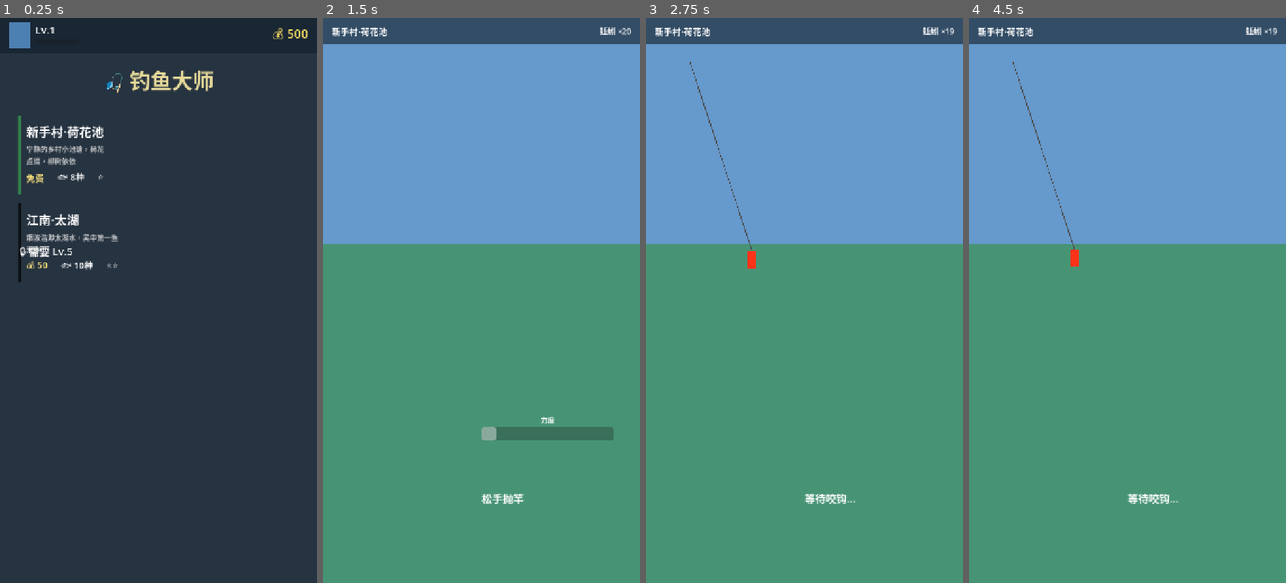
Above: before the commit, frames 1-4 (left to right).
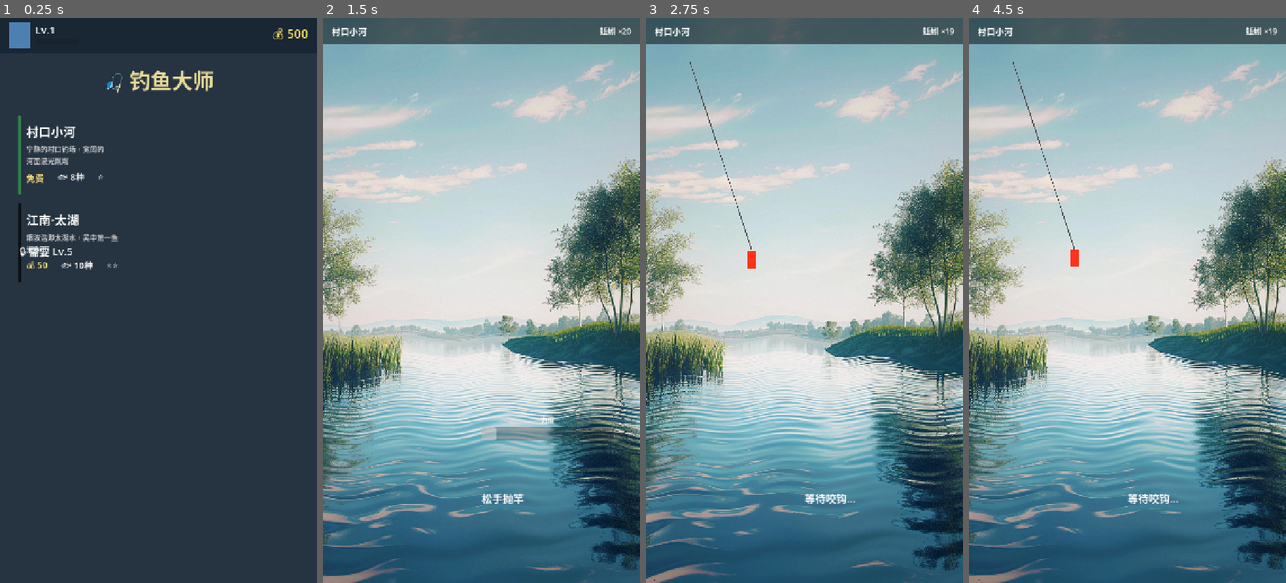
Above: after the commit, the same moments.

Repository: myself594/fishing-master
Game: Godot game, scene res://scenes/main.tscn
Same seed, same stepped clock (60 frames per second), same inputs: the game is played once before the commit and once after it.
Inputs (mouse positions are in pixels of both pictures, inside the frame that each line leads up to):
- Up to frame 1 (0.25 s): no input
- Up to frame 2 (1.5 s): click (342, 153) at 0.5 s; move the mouse to (551, 272) at 1.27 s; click (551, 272) at 1.42 s
- Up to frame 3 (2.75 s): move the mouse to (741, 328) at 2.02 s; click (741, 328) at 2.17 s
- Up to frame 4 (4.5 s): move the mouse to (1159, 176) at 2.77 s; click (1159, 176) at 2.92 s; move the mouse to (1111, 413) at 3.52 s; click (1111, 413) at 3.67 s; move the mouse to (1222, 385) at 4.27 s; click (1222, 385) at 4.42 s

The runs differ from the first frame. In frame 1, 0.6% of the frame differs, in the area x 8-33%, y 19-26%; in frame 2, 95%, in the area x 0-100%, y 0-100%; in frame 3, 95%; in frame 4, 95%.

Commit message:
添加村口小河钓场素材和功能
- 整理素材目录结构 (assets/images/ponds, assets/audio/ambient, assets/shaders)
- 将荷花池改为村口小河钓场
- 添加背景图片和环境音效支持
- 创建水面涟漪 Shader 效果
- 更新钓鱼场景支持动态背景和环境音效循环播放

Diff:
--- /dev/null
+++ b/assets/shaders/water_ripple.gdshader
@@ -0,0 +1,22 @@
+shader_type canvas_item;
+
+// 水面涟漪效果参数
+uniform float wave_speed : hint_range(0.5, 5.0) = 2.0;
+uniform float wave_strength : hint_range(0.001, 0.02) = 0.005;
+uniform float wave_frequency : hint_range(5.0, 50.0) = 20.0;
+
+void fragment() {
+    vec2 uv = UV;
+
+    // 水面涟漪效果
+    float offset_y = sin(uv.x * wave_frequency + TIME * wave_speed) * wave_strength;
+    float offset_x = cos(uv.y * wave_frequency + TIME * wave_speed) * wave_strength * 0.5;
+
+    // 只在水面区域（下方2/3）应用效果
+    if (uv.y > 0.33) {
+        uv.y += offset_y;
+        uv.x += offset_x;
+    }
+
+    COLOR = texture(TEXTURE, uv);
+}
--- a/scenes/ui/fishing_scene.gd
+++ b/scenes/ui/fishing_scene.gd
@@ -37,6 +37,8 @@
 var instruction_label: Label
 var water_rect: ColorRect
 var fishing_line: Line2D
+var background_texture: TextureRect
+var ambient_player: AudioStreamPlayer
 
 # 动画相关
 var float_base_y: float = 0.0
@@ -86,25 +88,61 @@
 func _setup_ui() -> void:
 	set_anchors_preset(Control.PRESET_FULL_RECT)
 
-	# 背景
-	var bg = ColorRect.new()
-	bg.set_anchors_preset(Control.PRESET_FULL_RECT)
-	bg.color = pond_data.get("background_color", Color(0.2, 0.4, 0.3))
-	add_child(bg)
-
-	# 天空渐变（上半部分）
-	var sky = ColorRect.new()
-	sky.set_anchors_preset(Control.PRESET_TOP_WIDE)
-	sky.anchor_bottom = 0.4
-	sky.color = Color(0.4, 0.6, 0.8)
-	add_child(sky)
-
-	# 水面
-	water_rect = ColorRect.new()
-	water_rect.set_anchors_preset(Control.PRESET_BOTTOM_WIDE)
-	water_rect.anchor_top = 0.4
-	water_rect.color = pond_data.get("water_color", Color(0.2, 0.5, 0.6, 0.9))
-	add_child(water_rect)
+	# 背景（优先使用背景图片）
+	var bg_image_path = pond_data.get("background_image", "")
+	if bg_image_path != "" and ResourceLoader.exists(bg_image_path):
+		# 使用背景图片
+		background_texture = TextureRect.new()
+		background_texture.set_anchors_preset(Control.PRESET_FULL_RECT)
+		background_texture.texture = load(bg_image_path)
+		background_texture.expand_mode = TextureRect.EXPAND_IGNORE_SIZE
+		background_texture.stretch_mode = TextureRect.STRETCH_KEEP_ASPECT_COVERED
+
+		# 应用水面涟漪 Shader
+		var shader_path = "res://assets/shaders/water_ripple.gdshader"
+		if ResourceLoader.exists(shader_path):
+			var shader_material = ShaderMaterial.new()
+			shader_material.shader = load(shader_path)
+			background_texture.material = shader_material
+
+		add_child(background_texture)
+
+		# 创建透明水面区域（用于兼容现有代码）
+		water_rect = ColorRect.new()
+		water_rect.set_anchors_preset(Control.PRESET_BOTTOM_WIDE)
+		water_rect.anchor_top = 0.4
+		water_rect.color = Color(0, 0, 0, 0)  # 透明
+		add_child(water_rect)
+	else:
+		# 使用色块背景（备用）
+		var bg = ColorRect.new()
+		bg.set_anchors_preset(Control.PRESET_FULL_RECT)
+		bg.color = pond_data.get("background_color", Color(0.2, 0.4, 0.3))
+		add_child(bg)
+
+		# 天空渐变（上半部分）
+		var sky = ColorRect.new()
+		sky.set_anchors_preset(Control.PRESET_TOP_WIDE)
+		sky.anchor_bottom = 0.4
+		sky.color = Color(0.4, 0.6, 0.8)
+		add_child(sky)
+
+		# 水面
+		water_rect = ColorRect.new()
+		water_rect.set_anchors_preset(Control.PRESET_BOTTOM_WIDE)
+		water_rect.anchor_top = 0.4
+		water_rect.color = pond_data.get("water_color", Color(0.2, 0.5, 0.6, 0.9))
+		add_child(water_rect)
+
+	# 播放环境音效（循环）
+	var ambient_path = pond_data.get("ambient_sound", "")
+	if ambient_path != "" and ResourceLoader.exists(ambient_path):
+		ambient_player = AudioStreamPlayer.new()
+		ambient_player.stream = load(ambient_path)
+		ambient_player.volume_db = -10  # 降低音量作为背景音
+		ambient_player.autoplay = true
+		ambient_player.finished.connect(_on_ambient_finished)
+		add_child(ambient_player)
 
 	# 钓鱼线
 	fishing_line = Line2D.new()
@@ -599,3 +637,8 @@
 
 	add_child(dialog)
 	dialog.popup_centered()
+
+func _on_ambient_finished() -> void:
+	# 环境音效循环播放
+	if ambient_player:
+		ambient_player.play()
--- a/scripts/data/pond_data.gd
+++ b/scripts/data/pond_data.gd
@@ -3,14 +3,16 @@
 
 var pond_list: Array = [
 	{
-		"id": "lotus_pond",
-		"name": "新手村·荷花池",
-		"description": "宁静的乡村小池塘，荷花点缀，柳树依依",
+		"id": "village_river",
+		"name": "村口小河",
+		"description": "宁静的村口钓场，宽阔的河面波光粼粼",
 		"unlock_level": 1,
 		"entry_fee": 0,
 		"difficulty": 1,
 		"fish_count": 8,
-		"background_color": Color(0.2, 0.5, 0.3),  # 绿色调
+		"background_image": "res://assets/images/ponds/village_river_bg.png",
+		"ambient_sound": "res://assets/audio/ambient/village_river_ambient.ogg",
+		"background_color": Color(0.2, 0.5, 0.3),
 		"water_color": Color(0.3, 0.6, 0.5, 0.8),
 		"special": "失败不扣饵料（前3次），咬钩率+50%",
 		"bite_rate_bonus": 0.5,
Renamed: u6613529764_httpss.mj.runRuvBMci8MNw_Peaceful_village_fishing_b8a9539f-388d-48ee-ad8b-f9d5247d6b10_1 (1).png -> assets/images/ponds/village_river_bg.png
Not shown, added: assets/audio/ambient/village_river_ambient.ogg
